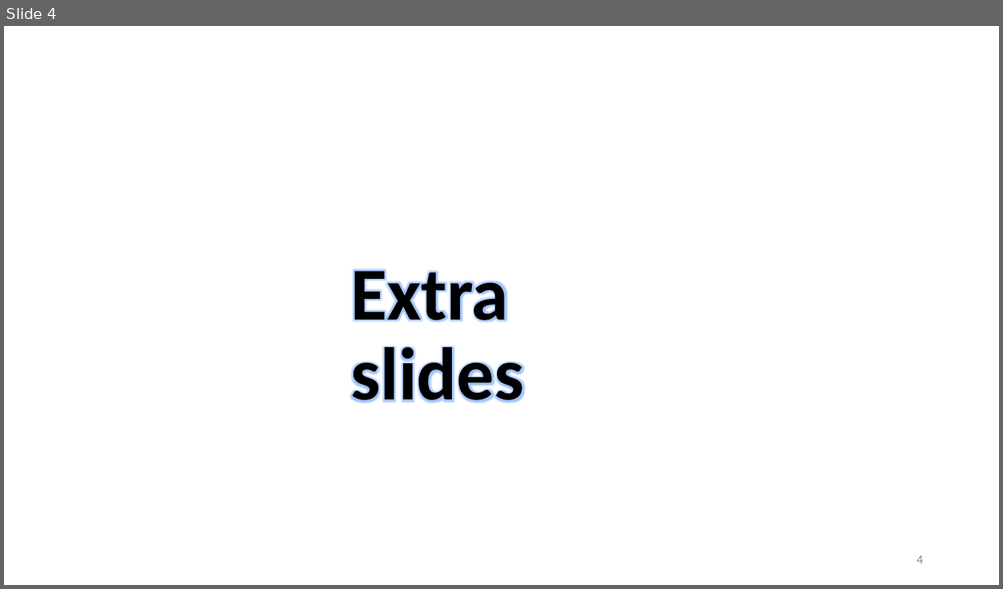
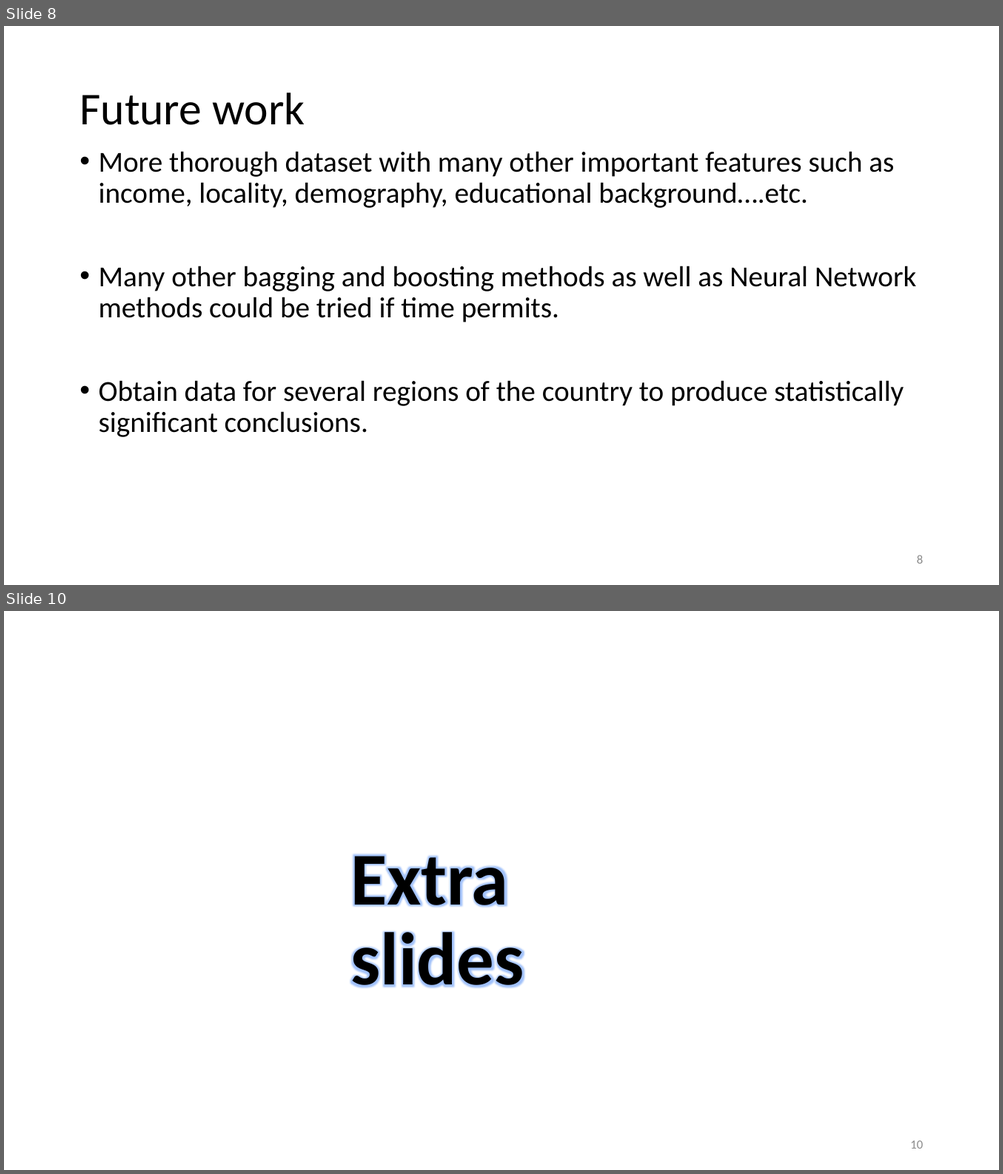
Before and after one commit to GitHub-ccd/Customer_churn_classification_MOD_3, a slide deck: ppt/MOD_3_non_technical.pptx. Shown one above the other, each under a label of ours: slide 4 before the commit, slides 8 and 10 after it; the slides between them are not shown. The pictures are 1003x589 and 1003x1174 pixels, drawn with LibreOffice and Linux fonts; fonts in the diff are those of the drawing; background and template pictures are left out. Boxes give left, top, right and bottom in pixels: in the first picture for what was removed or moved away, otherwise in the second. Text is boxed around its words. In the diff, an @@ line names an element or a change of style, - is before the commit and + after.

```diff
--- a/ppt/MOD_3_non_technical.pptx
+++ b/ppt/MOD_3_non_technical.pptx
@@ slide 8 added at [4, 26, 999, 585], background #FFFFFF @@
@@ title added at [79, 93, 304, 125], 44 pt, text #000000 @@
+Future work
@@ text added at [99, 151, 916, 437], 28 pt, text #000000 @@
+• More thorough dataset with many other important features such as income, locality, demography, educational background….etc.
+• Many other bagging and boosting methods as well as Neural Network methods could be tried if time permits.
+• Obtain data for several regions of the country to produce statistically significant conclusions.
@@ page number added at [916, 555, 922, 564], 12 pt, text #8C8C8C @@
+8
@@ what was slide 4 is now slide 10 @@
@@ page number at [910, 1141, 922, 1149]: text changed @@
-4
+10
```
Also in this commit, not shown: 3 slides changed, 5 other slides added, 25 other files.
